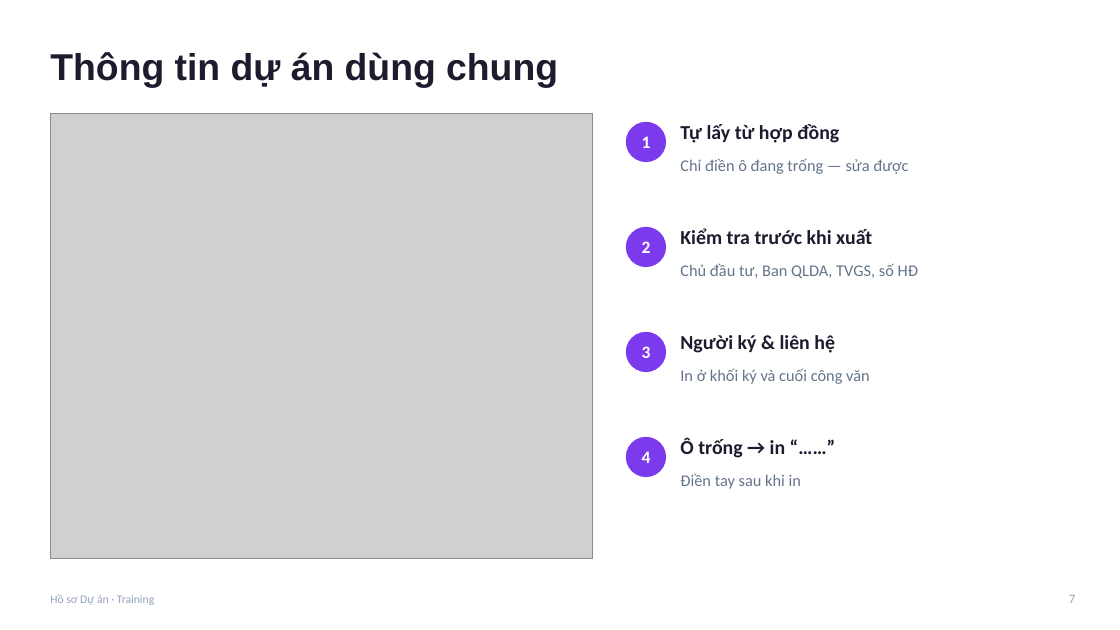
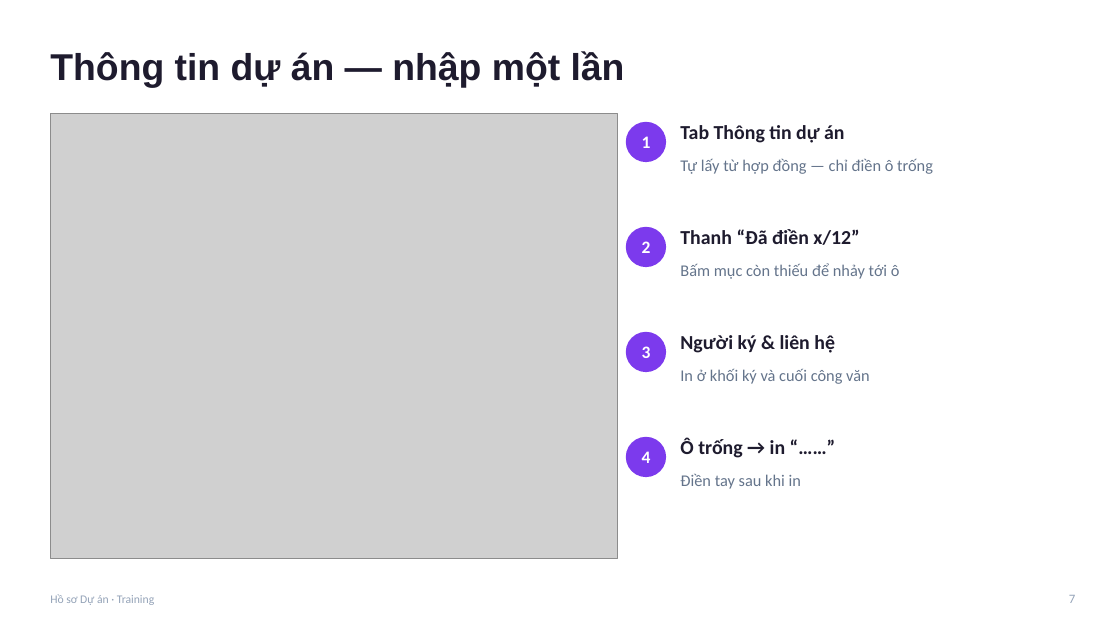
Before and after one commit to xaxa9ztb/TrackingTS, a slide deck: slide 7 of docs/Training-Ho-so-Du-an.pptx. Drawn at 1120x630 pixels with LibreOffice and Linux fonts; fonts in the diff are those of the drawing; grey boxes stand for pictures. Boxes give left, top, right and bottom in pixels: in the first picture for what was removed or moved away, otherwise in the second. Text is boxed around its words. In the diff, an @@ line names an element or a change of style, - is before the commit and + after.

```diff
--- a/docs/Training-Ho-so-Du-an.pptx
+++ b/docs/Training-Ho-so-Du-an.pptx
@@ title at box(50, 51, 625, 87): text changed @@
-Thông tin dự án dùng chung
+Thông tin dự án — nhập một lần
@@ picture: place and size @@
-picture at box(50, 113, 593, 559)
+picture at box(50, 113, 618, 559)
@@ text at box(680, 125, 844, 143): text changed @@
-Tự lấy từ hợp đồng
+Tab Thông tin dự án
@@ text at box(680, 159, 933, 174): text changed @@
-Chỉ điền ô đang trống — sửa được
+Tự lấy từ hợp đồng — chỉ điền ô trống
@@ text at box(680, 229, 859, 245): text changed @@
-Kiểm tra trước khi xuất
+Thanh “Đã điền x/12”
@@ text at box(680, 263, 900, 279): text changed @@
-Chủ đầu tư, Ban QLDA, TVGS, số HĐ
+Bấm mục còn thiếu để nhảy tới ô
```
Also in this commit, not shown: 2 other slides changed, 13 other files.
